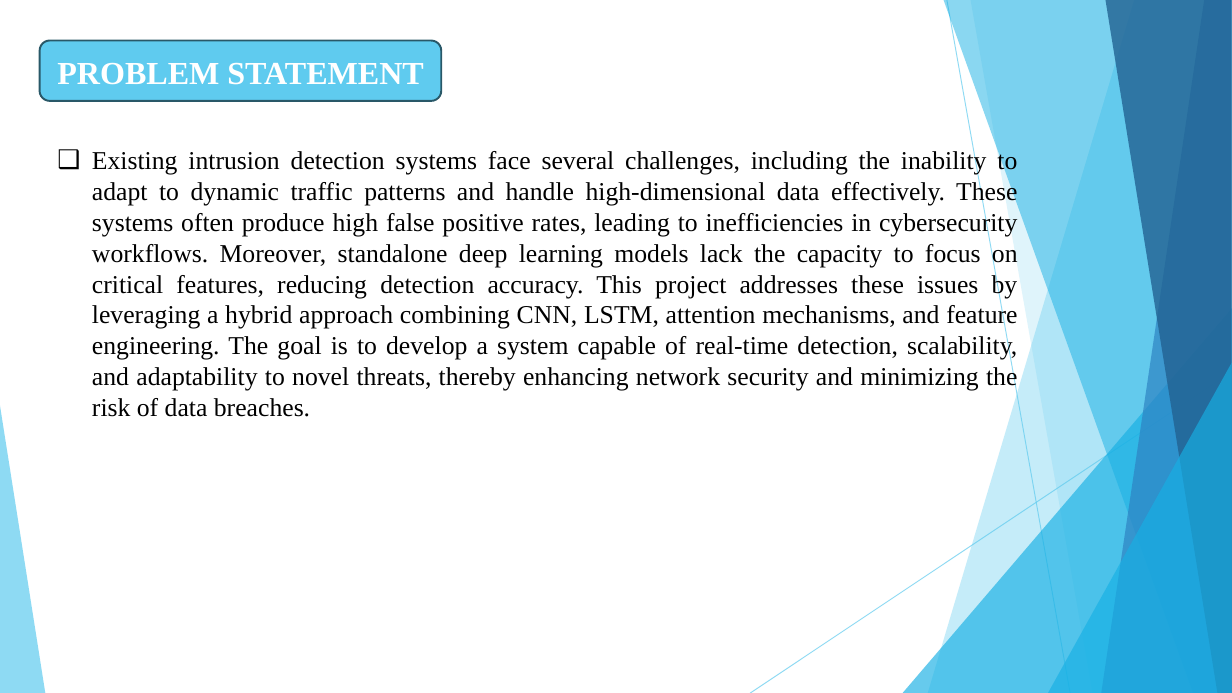
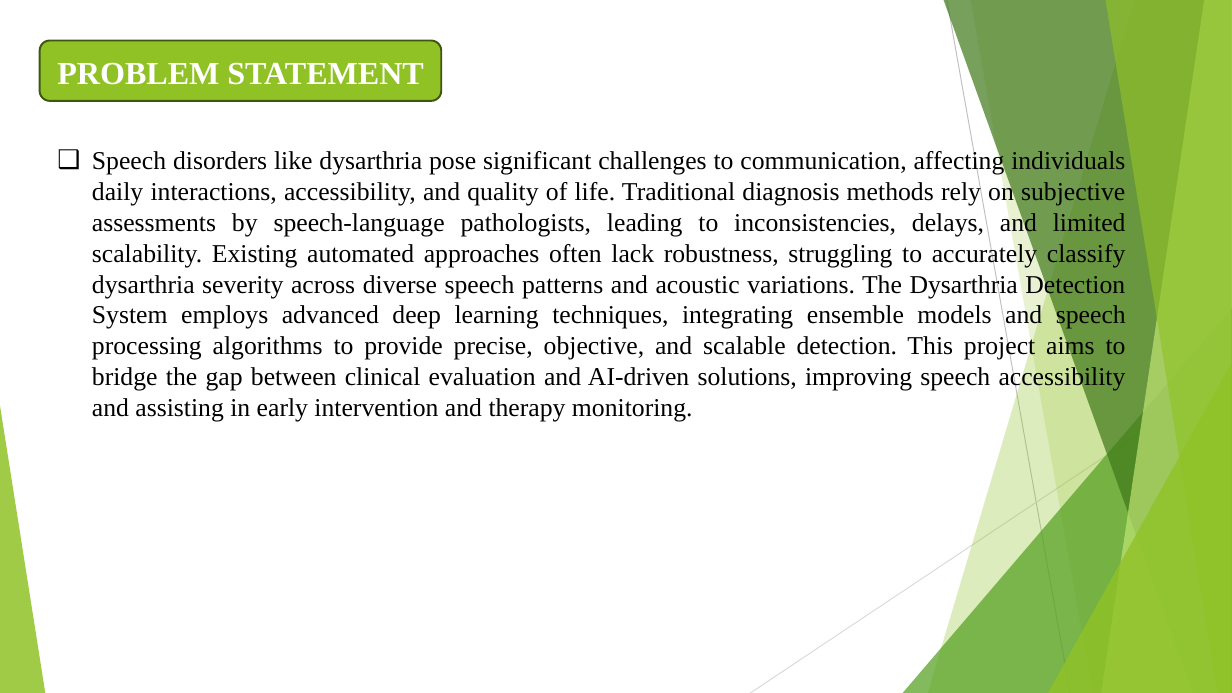
Before and after one commit to JagadeeshPadam/Dysarthria-Detection, a slide deck: slide 8 of reference.pptx. Drawn at 1232x693 pixels with LibreOffice and Linux fonts; fonts in the diff are those of the drawing. Boxes give left, top, right and bottom in pixels: in the first picture for what was removed or moved away, otherwise in the second. Text is boxed around its words. In the diff, an @@ line names an element or a change of style, - is before the commit and + after.

```diff
--- a/reference.pptx
+++ b/reference.pptx
@@ freeform shape at box(928, 0, 1232, 693): fill #5FCBEF at 36% opacity to #90C226 at 30% opacity @@
@@ freeform shape at box(944, 0, 1232, 693): fill #17B0E4 at 50% opacity to #3F7819 at 70% opacity @@
@@ line (947, 0) - (1070, 693): stroke #5FCBEF 0.75 pt to #BFBFBF 0.75 pt @@
@@ freeform shape at box(970, 0, 1232, 693): fill #5FCBEF at 20% opacity to #90C226 at 20% opacity @@
@@ freeform shape at box(1102, 0, 1232, 693): fill #2E83C3 at 70% opacity to #C0E474 at 70% opacity @@
@@ freeform shape at box(1105, 0, 1232, 693): fill #226292 at 80% opacity to #90C226 at 65% opacity @@
@@ rounded rectangle at box(40, 41, 442, 101): fill #5FCBEF to #90C226; outline #2A5969 1.5 pt to #3F5511 1.5 pt @@
@@ text at box(92, 149, 1126, 421): text changed @@
-❑ Existing intrusion detection systems face several challenges, including the inability to adapt to dynamic traffic patterns and handle high-dimensional data effectively. These systems often produce high false positive rates, leading to inefficiencies in cybersecurity workflows. Moreover, standalone deep learning models lack the capacity to focus on critical features, reducing detection accuracy. This project addresses these issues by leveraging a hybrid approach combining CNN, LSTM, attention mechanisms, and feature engineering. The goal is to develop a system capable of real-time detection, scalability, and adaptability to novel threats, thereby enhancing network security and minimizing the risk of data breaches.
+❑ Speech disorders like dysarthria pose significant challenges to communication, affecting individuals daily interactions, accessibility, and quality of life. Traditional diagnosis methods rely on subjective assessments by speech-language pathologists, leading to inconsistencies, delays, and limited scalability. Existing automated approaches often lack robustness, struggling to accurately classify dysarthria severity across diverse speech patterns and acoustic variations. The Dysarthria Detection System employs advanced deep learning techniques, integrating ensemble models and speech processing algorithms to provide precise, objective, and scalable detection. This project aims to bridge the gap between clinical evaluation and AI-driven solutions, improving speech accessibility and assisting in early intervention and therapy monitoring.
@@ triangle at box(903, 308, 1232, 693): fill #17B0E4 at 66% opacity to #54A021 at 72% opacity @@
@@ line (1232, 372) - (750, 693): stroke #5FCBEF 0.75 pt to #D9D9D9 0.75 pt @@
@@ triangle at box(1048, 363, 1232, 693): fill #17B0E4 at 66% opacity to #90C226 at 80% opacity @@
@@ triangle at box(0, 406, 45, 693): fill #5FCBEF at 70% opacity to #90C226 at 85% opacity @@
```
Also in this commit, not shown: 12 other slides changed, 8 slides added, 8 slides removed.
